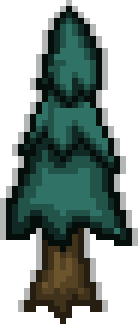
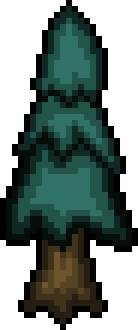
Before/after of a 138×330 layered artwork. What changed in the layer stack:
painted on "Layer 1" over [left=18, top=6, right=120, bottom=234]
painted on "ontours" over [left=0, top=0, right=138, bottom=330]
